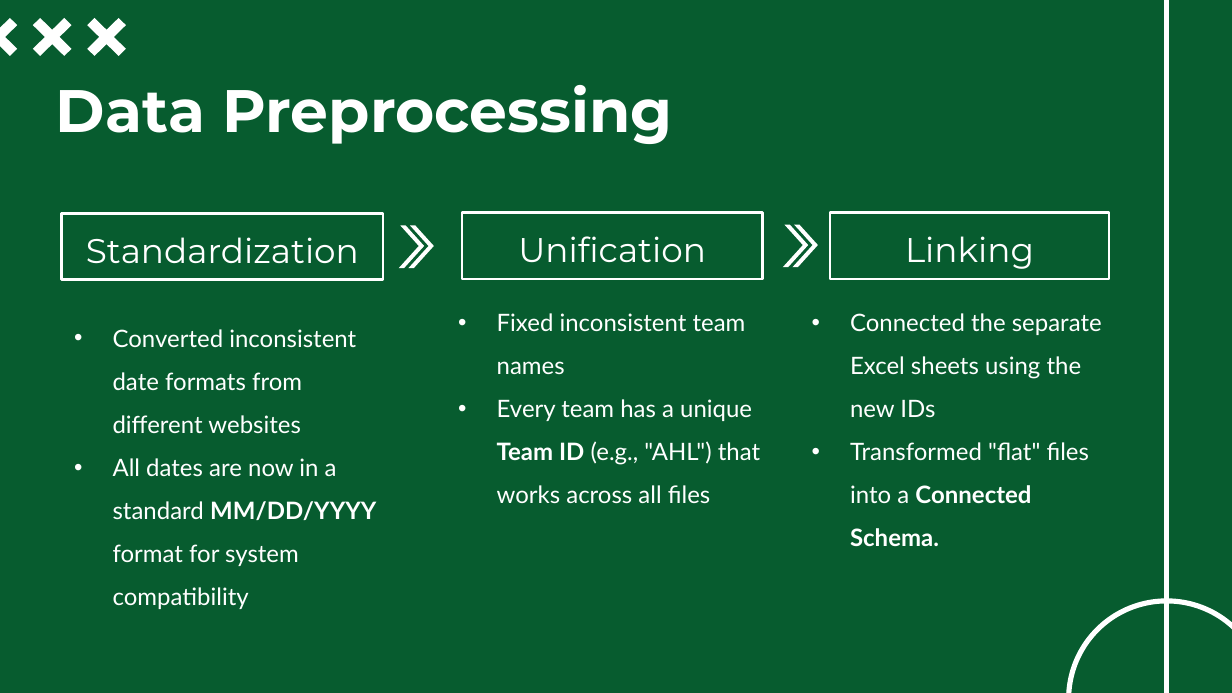
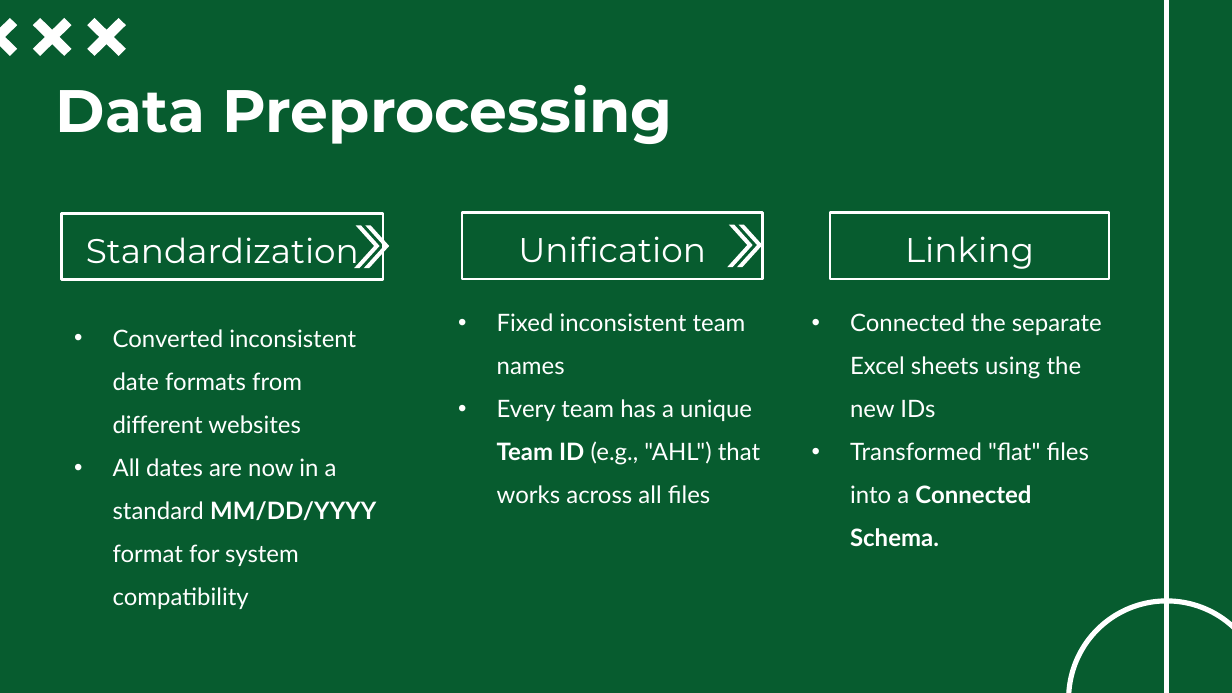
Before and after one commit to ghassanelgendy/egyptian-premier-league-schedule-optimizer, a slide deck: slide 19 of Documentations/presentation V1.pptx. Drawn at 1232x693 pixels with LibreOffice and Linux fonts; fonts in the diff are those of the drawing; background and template pictures are left out. Boxes give left, top, right and bottom in pixels: in the first picture for what was removed or moved away, otherwise in the second. Text is boxed around its words. In the diff, an @@ line names an element or a change of style, - is before the commit and + after.

```diff
--- a/Documentations/presentation V1.pptx
+++ b/Documentations/presentation V1.pptx
@@ freeform shape: place and size @@
-freeform shape at bbox=[399, 225, 425, 269]
+freeform shape at bbox=[354, 225, 379, 269]
@@ freeform shape: place and size @@
-freeform shape at bbox=[408, 225, 434, 269]
+freeform shape at bbox=[363, 225, 389, 269]
@@ freeform shape: place and size @@
-freeform shape at bbox=[782, 224, 808, 267]
+freeform shape at bbox=[727, 224, 753, 267]
@@ freeform shape: place and size @@
-freeform shape at bbox=[792, 224, 818, 267]
+freeform shape at bbox=[737, 224, 763, 267]
```
Also in this commit, not shown: 5 other slides changed.
